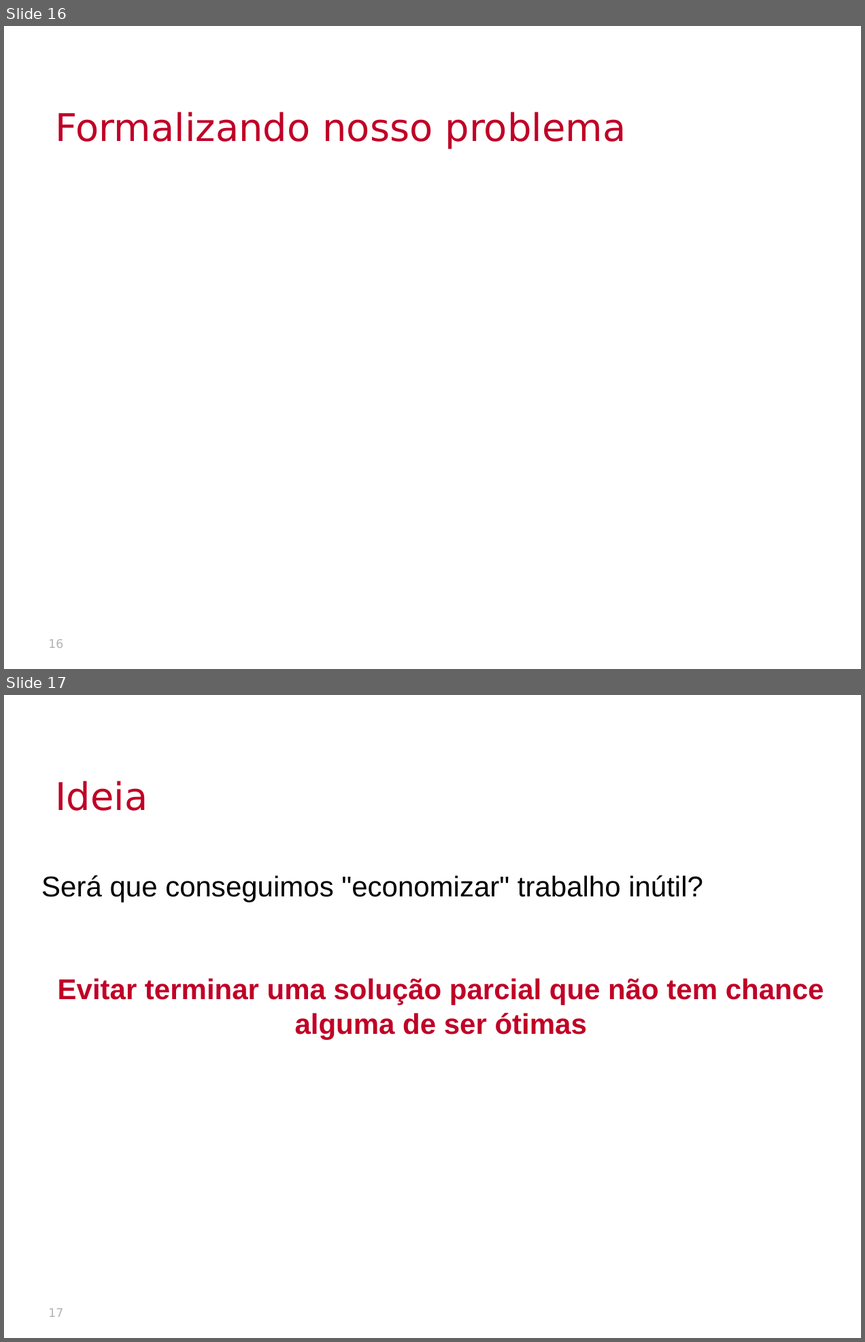
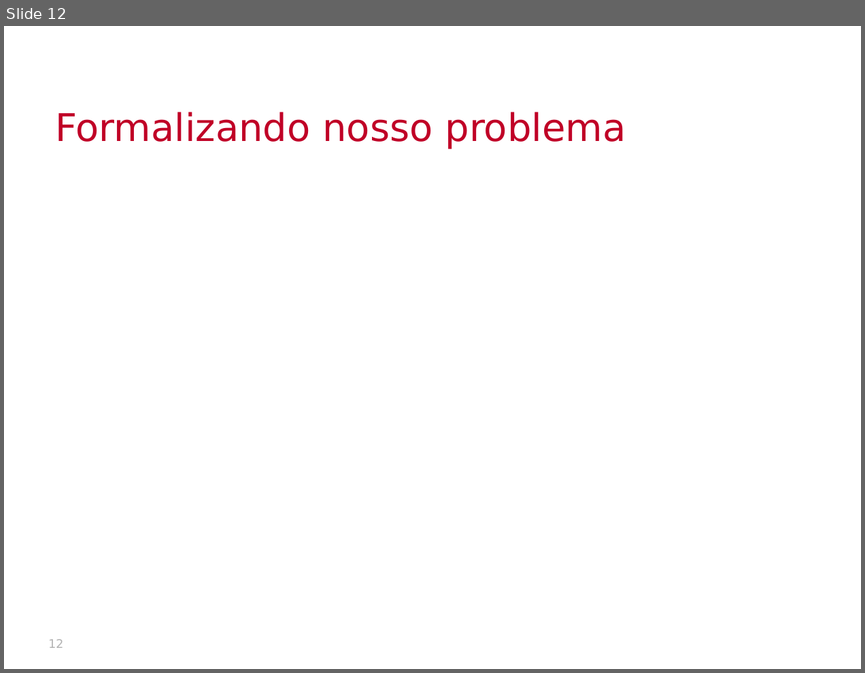
Before and after one commit to thalials/supercomp, a slide deck: aulas/10-branch-and-bound-II/slides.pptx. Shown one above the other, each under a label of ours: slides 16 and 17 before the commit, slide 12 after it. The pictures are 865x1342 and 865x673 pixels, drawn with LibreOffice and Linux fonts; fonts in the diff are those of the drawing; background and template pictures are left out. Boxes give left, top, right and bottom in pixels: in the first picture for what was removed or moved away, otherwise in the second. Text is boxed around its words. In the diff, an @@ line names an element or a change of style, - is before the commit and + after.

```diff
--- a/aulas/10-branch-and-bound-II/slides.pptx
+++ b/aulas/10-branch-and-bound-II/slides.pptx
@@ slide 17 removed at bbox=[4, 695, 861, 1338], background picture (left out) @@
@@ text removed at bbox=[55, 781, 147, 811] @@
-Ideia
@@ text removed at bbox=[41, 875, 824, 1039] @@
-Será que conseguimos "economizar" trabalho inútil?
-Evitar terminar uma solução parcial que não tem chance alguma de ser ótimas
@@ page number removed at bbox=[48, 1308, 63, 1317] @@
-17
@@ what was slide 16 is now slide 12 @@
@@ page number at bbox=[48, 639, 63, 648]: text changed @@
-16
+12
```
Also in this commit, not shown: 5 slides changed, 5 slides added, 17 other slides removed, 27 other files.
